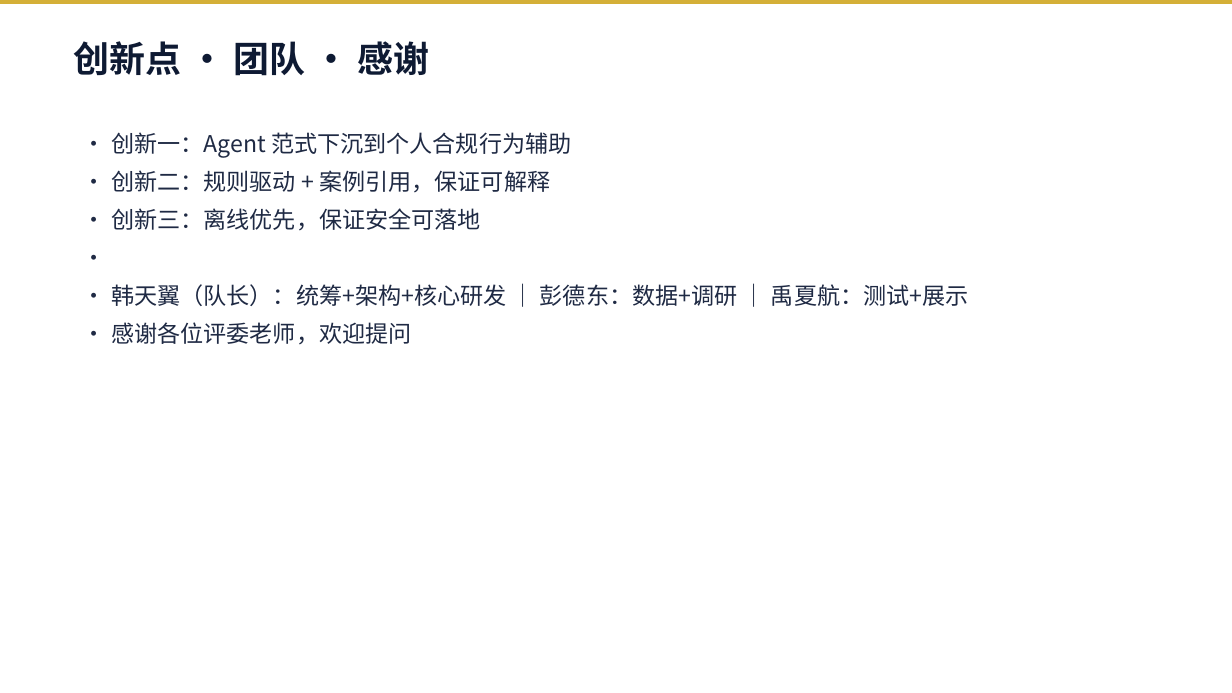
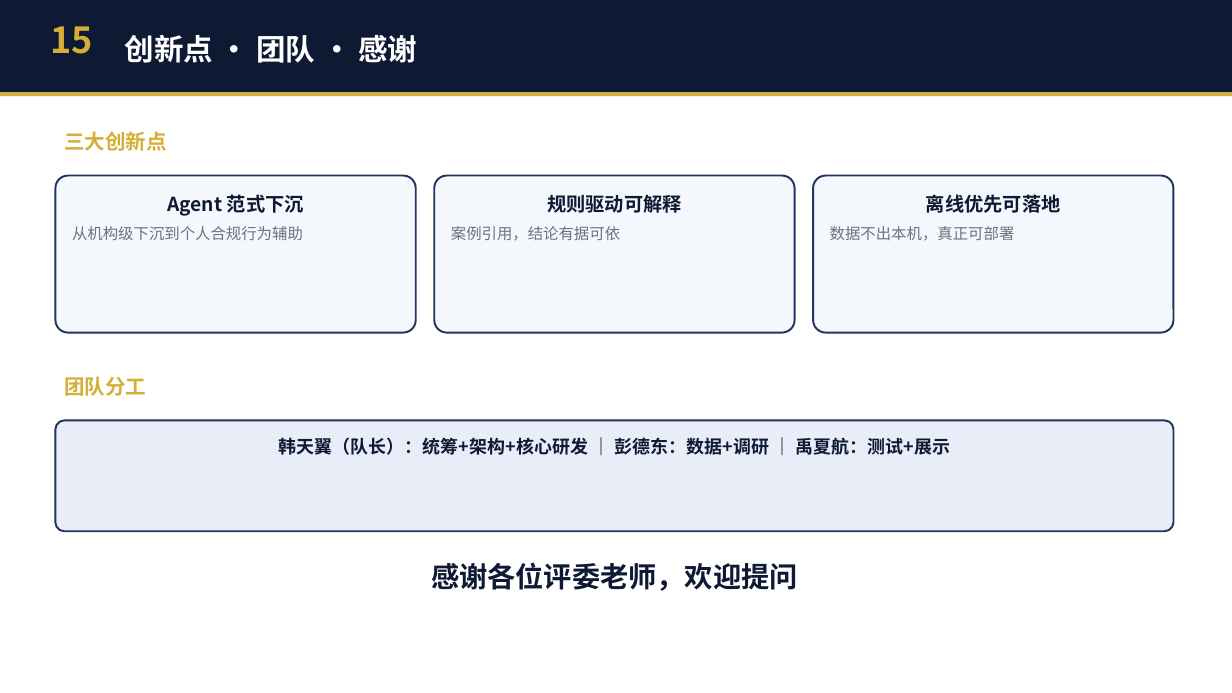
Before and after one commit to JackMA-SYSU/cfa-compliance-assistant, a slide deck: slide 16 of 商策PPT_暑假不回家队.pptx. Drawn at 1232x693 pixels with LibreOffice and Linux fonts; fonts in the diff are those of the drawing. Boxes give left, top, right and bottom in pixels: in the first picture for what was removed or moved away, otherwise in the second. Text is boxed around its words. In the diff, an @@ line names an element or a change of style, - is before the commit and + after.

```diff
--- a/商策PPT_暑假不回家队.pptx
+++ b/商策PPT_暑假不回家队.pptx
@@ rectangle: place and size @@
-rectangle at bbox=[0, 0, 1232, 4]
+rectangle at bbox=[0, 0, 1232, 92]
@@ rectangle at bbox=[0, 0, 1232, 92]: fill #D4AF37 to #0E1A33 @@
@@ text added at bbox=[51, 26, 93, 54], 28 pt, text #D4AF37, bold @@
+15
@@ text "创新点 · 团队 · 感谢": place and size @@
-text "创新点 · 团队 · 感谢" at bbox=[74, 41, 429, 76]
+text "创新点 · 团队 · 感谢" at bbox=[125, 35, 417, 63]
@@ text "创新点 · 团队 · 感谢" at bbox=[125, 35, 417, 63]: size 28 to 23 pt, text colour #0E1A33 to #FFFFFF; vertical alignment top to middle @@
@@ rectangle added at bbox=[0, 92, 1232, 96], fill #D4AF37 @@
@@ text added at bbox=[64, 131, 166, 151], 16 pt, text #D4AF37, bold @@
+三大创新点
@@ text removed at bbox=[111, 132, 969, 345] @@
-• 创新一：Agent 范式下沉到个人合规行为辅助
-• 创新二：规则驱动 + 案例引用，保证可解释
-• 创新三：离线优先，保证安全可落地
-•
-• 韩天翼（队长）：统筹+架构+核心研发 ｜ 彭德东：数据+调研 ｜ 禹夏航：测试+展示
-• 感谢各位评委老师，欢迎提问
@@ rounded rectangle added at bbox=[55, 176, 416, 333], fill #F4F7FC, outline #1F3560 1.5 pt, 12 pt, text #6B7280 @@
+Agent 范式下沉
+从机构级下沉到个人合规行为辅助
@@ rounded rectangle added at bbox=[434, 176, 795, 333], fill #F4F7FC, outline #1F3560 1.5 pt, 12 pt, text #6B7280 @@
+规则驱动可解释
+案例引用，结论有据可依
@@ rounded rectangle added at bbox=[813, 176, 1174, 333], fill #F4F7FC, outline #1F3560 1.5 pt, 12 pt, text #6B7280 @@
+离线优先可落地
+数据不出本机，真正可部署
@@ text added at bbox=[64, 376, 146, 396], 16 pt, text #D4AF37, bold @@
+团队分工
@@ rounded rectangle added at bbox=[55, 421, 1174, 531], fill #E8EDF7, outline #1F3560 1.5 pt, 14 pt, text #0E1A33, bold @@
+韩天翼（队长）：统筹+架构+核心研发 ｜ 彭德东：数据+调研 ｜ 禹夏航：测试+展示
@@ text added at bbox=[431, 562, 797, 591], 22 pt, text #0E1A33, bold @@
+感谢各位评委老师，欢迎提问
```
Also in this commit, not shown: 15 other slides changed, 1 other file.
